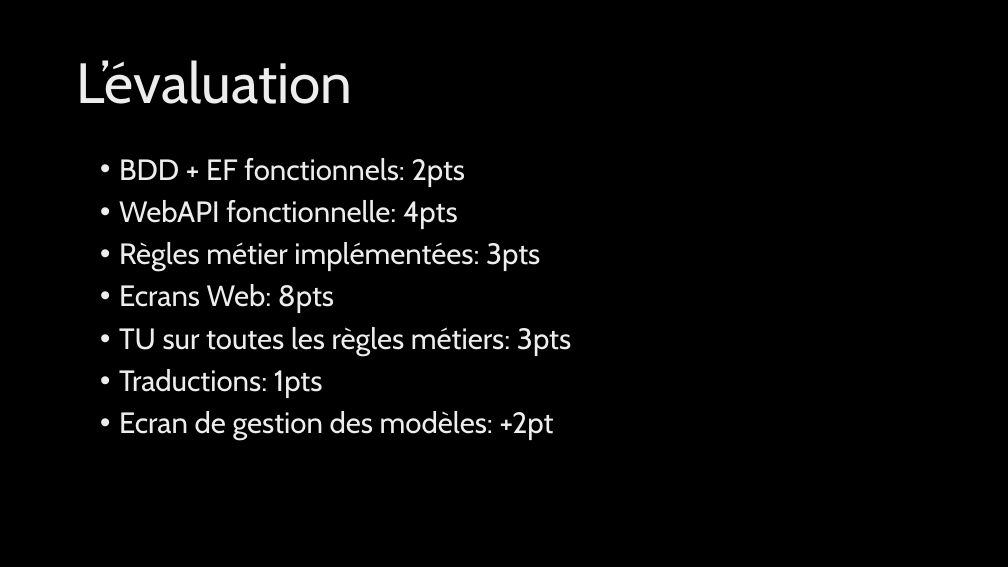
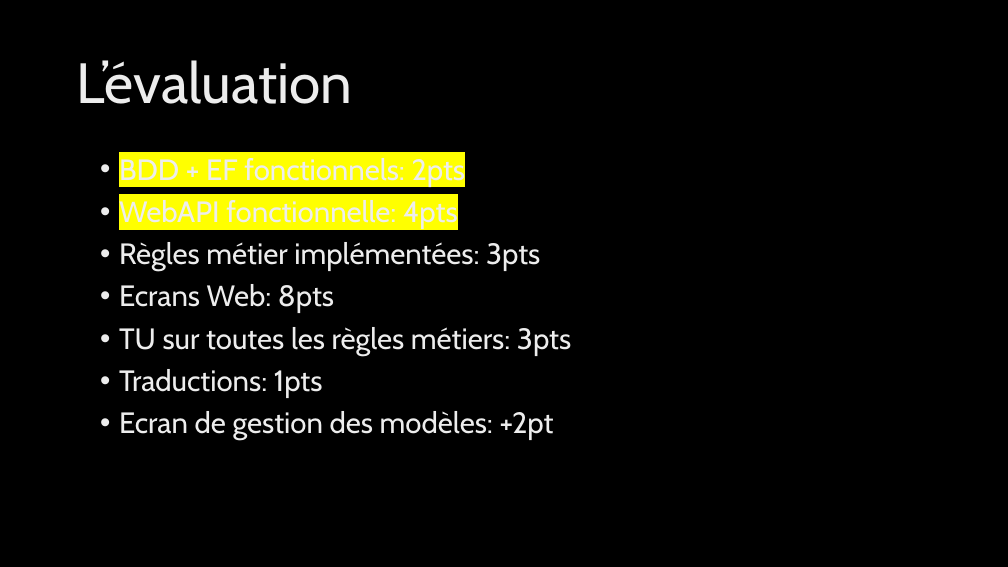
Before and after one commit to ArthurLashermes/CarManager, a slide deck: slide 11 of M1_proj.pptx. Drawn at 1008x567 pixels with LibreOffice and Linux fonts; fonts in the diff are those of the drawing; background and template pictures are left out. Boxes give left, top, right and bottom in pixels: in the first picture for what was removed or moved away, otherwise in the second. Text is boxed around its words. In the diff, an @@ line names an element or a change of style, - is before the commit and + after.

```diff
--- a/M1_proj.pptx
+++ b/M1_proj.pptx
@@ text at [119,155,466,229]: highlight none to #FFFF00 in "BDD + EF fonctionnels: 2pts", "WebAPI fonctionnelle: 4pts" @@
```
Also in this commit, not shown: 1 other slide changed, 6 other files.
